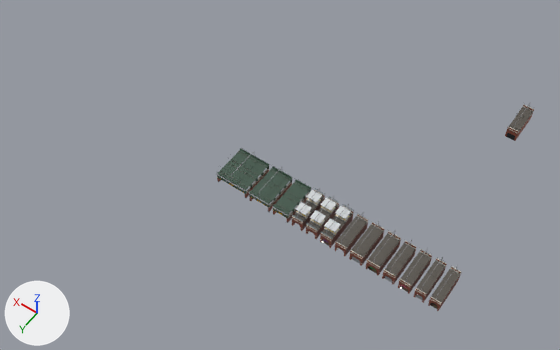
One commit to the glTF model public/models/buildings/viaduct.glb: the scene before it, then after it.
Both versions are drawn from a 50 mm camera at (-52.0, 236.0, 417.0) aimed at (150.0, -48.0, -29.0). The axes (+X, +Y, +Z) are drawn at lower left. The lights are the same throughout. The picture after the commit comes second. Where no turn or scale is listed for an object, it has been applied to the vertices.

The first picture shows 'viaduct_a7_body', 'viaduct_a8_body', 'viaduct_a9_body', 'viaduct_g12_body', 'viaduct_g16_body', 'viaduct_g24_body', 'viaduct_p8_body', 'viaduct_s7_body', 'viaduct_s8_body', 'viaduct_s9_body', 'viaduct_st8_body', 'viaduct_stc8_body', 'viaduct_stp8_body' and 1 more.
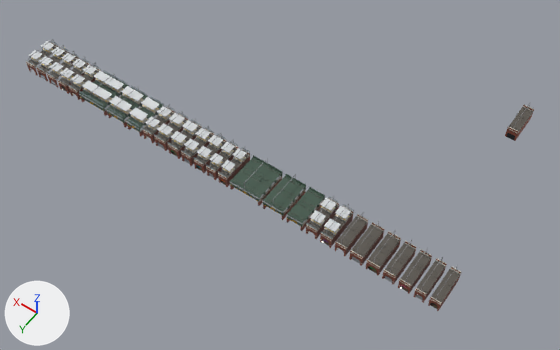
Location of each change, (x1, y1, x2, y2) in pixels of the pictures (560 x 350 px):
'viaduct_g24_body', moved: before (216, 148, 270, 198); after (230, 155, 283, 206)
'viaduct_g16_body', moved: before (248, 166, 293, 212); after (262, 174, 306, 220)
'viaduct_g12_body', moved: before (272, 178, 311, 223); after (286, 187, 325, 231)
'viaduct_pf_g24_body', added: after (79, 70, 128, 116)
'viaduct_pf_g16_body', added: after (106, 85, 149, 128)
'viaduct_pf_g12_body', added: after (126, 97, 165, 136)
'viaduct_stc8_body', deleted: before (292, 188, 325, 231)
'viaduct_pf_a7_body', added: after (218, 146, 250, 187)
'viaduct_pf_s9_body', added: after (154, 111, 188, 151)
'viaduct_pf_a9_body', added: after (168, 118, 202, 159)
'viaduct_pf_a8_body', added: after (194, 133, 227, 173)
'viaduct_pf_s8_body', added: after (181, 126, 214, 166)
'viaduct_pf_s7_body', added: after (206, 139, 238, 180)
'viaduct_pf_p8_body', added: after (142, 104, 175, 143)
'viaduct_hm8_body', added: after (68, 63, 101, 100)
'viaduct_hw8_body', added: after (58, 56, 90, 94)
'viaduct_he8_body', added: after (46, 51, 80, 88)
'viaduct_hl8_body', added: after (36, 45, 70, 81)
'viaduct_ho8_body', added: after (26, 39, 59, 75)

Patch to the scene script:
```diff
--- a/public/models/buildings/viaduct.glb.py
+++ b/public/models/buildings/viaduct.glb.py
@@ ob_viaduct_g12_body @@
 ob_viaduct_g12_body = bpy.data.objects.new('viaduct_g12_body', me_viaduct_g12_body)
-ob_viaduct_g12_body.location = (116.0, 0.0, 0.0)
+ob_viaduct_g12_body.location = (105.0, 0.0, 0.0)
@@ ob_viaduct_g16_body @@
 ob_viaduct_g16_body = bpy.data.objects.new('viaduct_g16_body', me_viaduct_g16_body)
-ob_viaduct_g16_body.location = (133.0, 0.0, 0.0)
+ob_viaduct_g16_body.location = (122.0, 0.0, 0.0)
@@ ob_viaduct_g24_body @@
 ob_viaduct_g24_body = bpy.data.objects.new('viaduct_g24_body', me_viaduct_g24_body)
-ob_viaduct_g24_body.location = (156.0, 0.0, 0.0)
+ob_viaduct_g24_body.location = (145.0, 0.0, 0.0)
@@ ob_viaduct_stc8_body @@
-ob_viaduct_stc8_body = bpy.data.objects.new('viaduct_stc8_body', me_viaduct_stc8_body)
@@ ob_viaduct_pf_s9_body @@
+ob_viaduct_pf_s9_body = bpy.data.objects.new('viaduct_pf_s9_body', me_viaduct_pf_s9_body)  # 978 vertices, 1444 faces; spans x -4.5..4.5, y -26.2..0.2, z 0.0..16.0
+ob_viaduct_pf_s9_body.location = (218.5, 0.0, 0.0)
@@ ob_viaduct_pf_s8_body @@
+ob_viaduct_pf_s8_body = bpy.data.objects.new('viaduct_pf_s8_body', me_viaduct_pf_s8_body)  # 978 vertices, 1444 faces; spans x -4.0..4.0, y -26.2..0.2, z 0.0..16.0
+ob_viaduct_pf_s8_body.location = (195.0, 0.0, 0.0)
@@ ob_viaduct_pf_s7_body @@
+ob_viaduct_pf_s7_body = bpy.data.objects.new('viaduct_pf_s7_body', me_viaduct_pf_s7_body)  # 978 vertices, 1444 faces; spans x -3.6..3.5, y -26.2..0.2, z 0.0..16.0
+ob_viaduct_pf_s7_body.location = (173.5, 0.0, 0.0)
@@ ob_viaduct_pf_p8_body @@
+ob_viaduct_pf_p8_body = bpy.data.objects.new('viaduct_pf_p8_body', me_viaduct_pf_p8_body)  # 834 vertices, 1238 faces; spans x -4.0..4.0, y -26.2..0.2, z 0.0..16.0
+ob_viaduct_pf_p8_body.location = (230.0, 0.0, 0.0)
@@ ob_viaduct_pf_g24_body @@
+ob_viaduct_pf_g24_body = bpy.data.objects.new('viaduct_pf_g24_body', me_viaduct_pf_g24_body)  # 1652 vertices, 2628 faces; spans x -12.1..12.1, y -26.9..0.9, z 0.0..16.0
+ob_viaduct_pf_g24_body.location = (283.0, 0.0, 0.0)
@@ ob_viaduct_pf_g16_body @@
+ob_viaduct_pf_g16_body = bpy.data.objects.new('viaduct_pf_g16_body', me_viaduct_pf_g16_body)  # 1332 vertices, 2092 faces; spans x -8.1..8.1, y -26.9..0.9, z 0.0..16.0
+ob_viaduct_pf_g16_body.location = (260.0, 0.0, 0.0)
@@ ob_viaduct_pf_g12_body @@
+ob_viaduct_pf_g12_body = bpy.data.objects.new('viaduct_pf_g12_body', me_viaduct_pf_g12_body)  # 1108 vertices, 1732 faces; spans x -6.1..6.1, y -26.9..0.9, z 0.0..14.1
+ob_viaduct_pf_g12_body.location = (243.0, 0.0, 0.0)
@@ ob_viaduct_pf_a9_body @@
+ob_viaduct_pf_a9_body = bpy.data.objects.new('viaduct_pf_a9_body', me_viaduct_pf_a9_body)  # 878 vertices, 1280 faces; spans x -4.5..4.5, y -26.2..0.2, z 0.0..16.0
+ob_viaduct_pf_a9_body.location = (206.5, 0.0, 0.0)
@@ ob_viaduct_pf_a8_body @@
+ob_viaduct_pf_a8_body = bpy.data.objects.new('viaduct_pf_a8_body', me_viaduct_pf_a8_body)  # 878 vertices, 1280 faces; spans x -4.0..4.0, y -26.2..0.2, z 0.0..16.0
+ob_viaduct_pf_a8_body.location = (184.0, 0.0, 0.0)
@@ ob_viaduct_pf_a7_body @@
+ob_viaduct_pf_a7_body = bpy.data.objects.new('viaduct_pf_a7_body', me_viaduct_pf_a7_body)  # 894 vertices, 1304 faces; spans x -3.6..3.5, y -26.2..0.2, z 0.0..16.0
+ob_viaduct_pf_a7_body.location = (163.5, 0.0, 0.0)
@@ ob_viaduct_hw8_body @@
+ob_viaduct_hw8_body = bpy.data.objects.new('viaduct_hw8_body', me_viaduct_hw8_body)  # 930 vertices, 1402 faces; spans x -4.0..4.0, y -26.2..0.2, z 0.0..16.0
+ob_viaduct_hw8_body.location = (313.0, 0.0, 0.0)
@@ ob_viaduct_ho8_body @@
+ob_viaduct_ho8_body = bpy.data.objects.new('viaduct_ho8_body', me_viaduct_ho8_body)  # 874 vertices, 1264 faces; spans x -4.0..4.0, y -26.2..0.2, z 0.0..16.0
+ob_viaduct_ho8_body.location = (346.0, 0.0, 0.0)
@@ ob_viaduct_hm8_body @@
+ob_viaduct_hm8_body = bpy.data.objects.new('viaduct_hm8_body', me_viaduct_hm8_body)  # 910 vertices, 1446 faces; spans x -4.0..4.0, y -26.2..0.2, z 0.0..16.0
+ob_viaduct_hm8_body.location = (302.0, 0.0, 0.0)
@@ ob_viaduct_hl8_body @@
+ob_viaduct_hl8_body = bpy.data.objects.new('viaduct_hl8_body', me_viaduct_hl8_body)  # 1050 vertices, 1622 faces; spans x -4.0..4.0, y -26.2..0.2, z 0.0..16.0
+ob_viaduct_hl8_body.location = (335.0, 0.0, 0.0)
@@ ob_viaduct_he8_body @@
+ob_viaduct_he8_body = bpy.data.objects.new('viaduct_he8_body', me_viaduct_he8_body)  # 1049 vertices, 1618 faces; spans x -4.0..4.0, y -26.2..0.2, z 0.0..16.0
+ob_viaduct_he8_body.location = (324.0, 0.0, 0.0)
```
